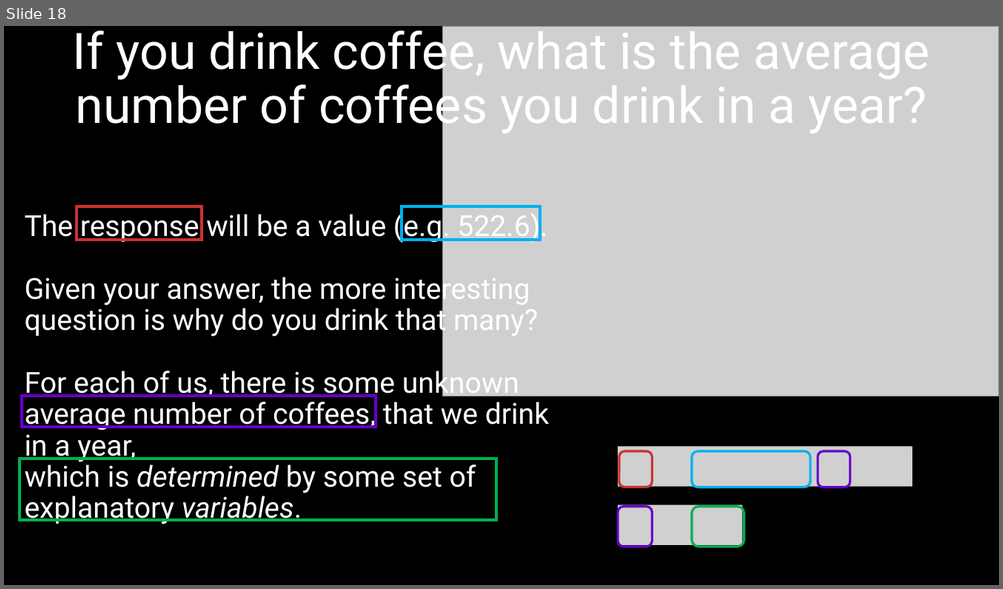
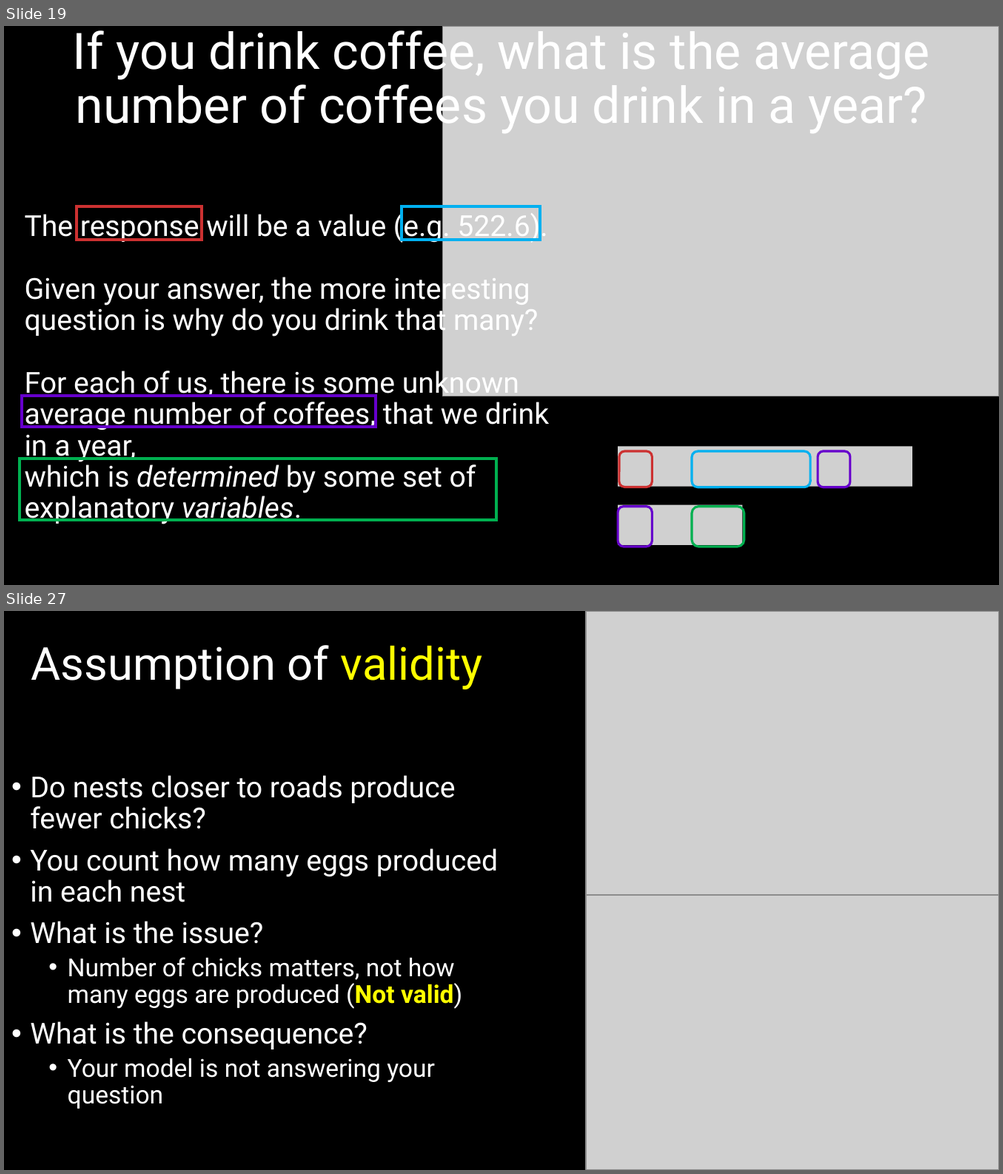
Before and after one commit to DeonRoos/stats-for-biologists, a slide deck: Lectures/BI3010 Lecture 1.5 Introduction to linear models.pptx. Shown one above the other, each under a label of ours: slide 18 before the commit, slides 19 and 27 after it; the slides between them are not shown. The pictures are 1003x589 and 1003x1174 pixels, drawn with LibreOffice and Linux fonts; fonts in the diff are those of the drawing; grey boxes stand for pictures. Boxes give left, top, right and bottom in pixels: in the first picture for what was removed or moved away, otherwise in the second. Text is boxed around its words. In the diff, an @@ line names an element or a change of style, - is before the commit and + after.

Commit message:
update and reorganise lectures
- Update Lectures 1 and 1.5 with revised content
- Renumber GLM lectures: 10 -> 9, 10.5 -> 9.5
- Rename LLM lecture from XX to 10.5 with proper numbering
- Archive Lecture 0, old LLM variants, and Statistical Advice slides
- Remove superseded _V2025 versioned files

```diff
--- a/Lectures/BI3010 Lecture 1.5 Introduction to linear models.pptx
+++ b/Lectures/BI3010 Lecture 1.5 Introduction to linear models.pptx
@@ slide 27 added at box(4, 611, 999, 1170), background #000000 @@
@@ picture added at box(586, 611, 999, 895) @@
@@ title added at box(31, 645, 483, 689), 44 pt, text #FFFFFF @@
+Assumption of validity
@@ text added at box(30, 775, 498, 1109), 28 pt, text #FFFFFF @@
+• Do nests closer to roads produce fewer chicks?
+• You count how many eggs produced in each nest
+• What is the issue?
+  • Number of chicks matters, not how many eggs are produced (Not valid)
+• What is the consequence?
+  • Your model is not answering your question
@@ picture added at box(586, 895, 999, 1170) @@
@@ what was slide 18 is now slide 19 @@
```
Also in this commit, not shown: 3 slides changed, 16 other slides added, 3 slides removed, 16 other files.
